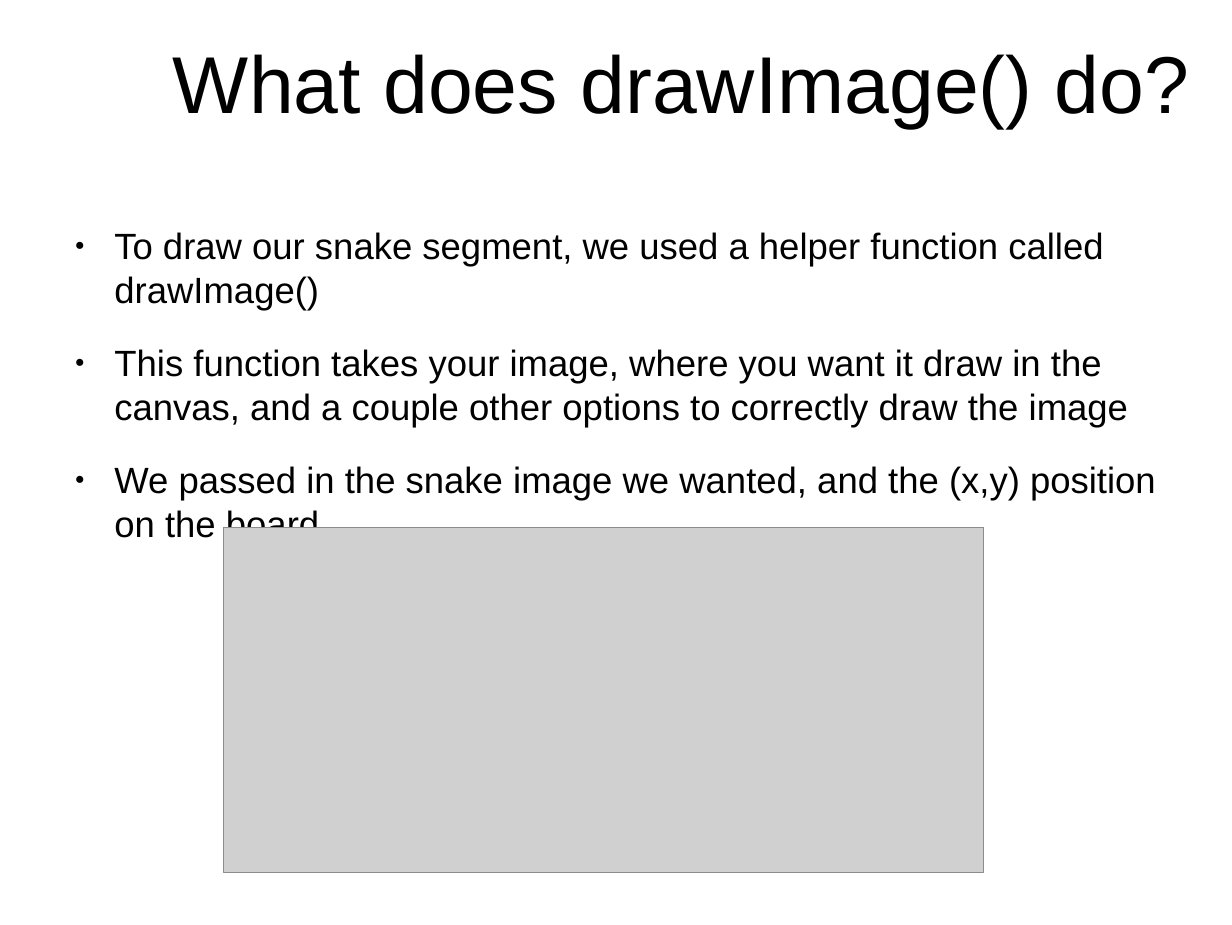
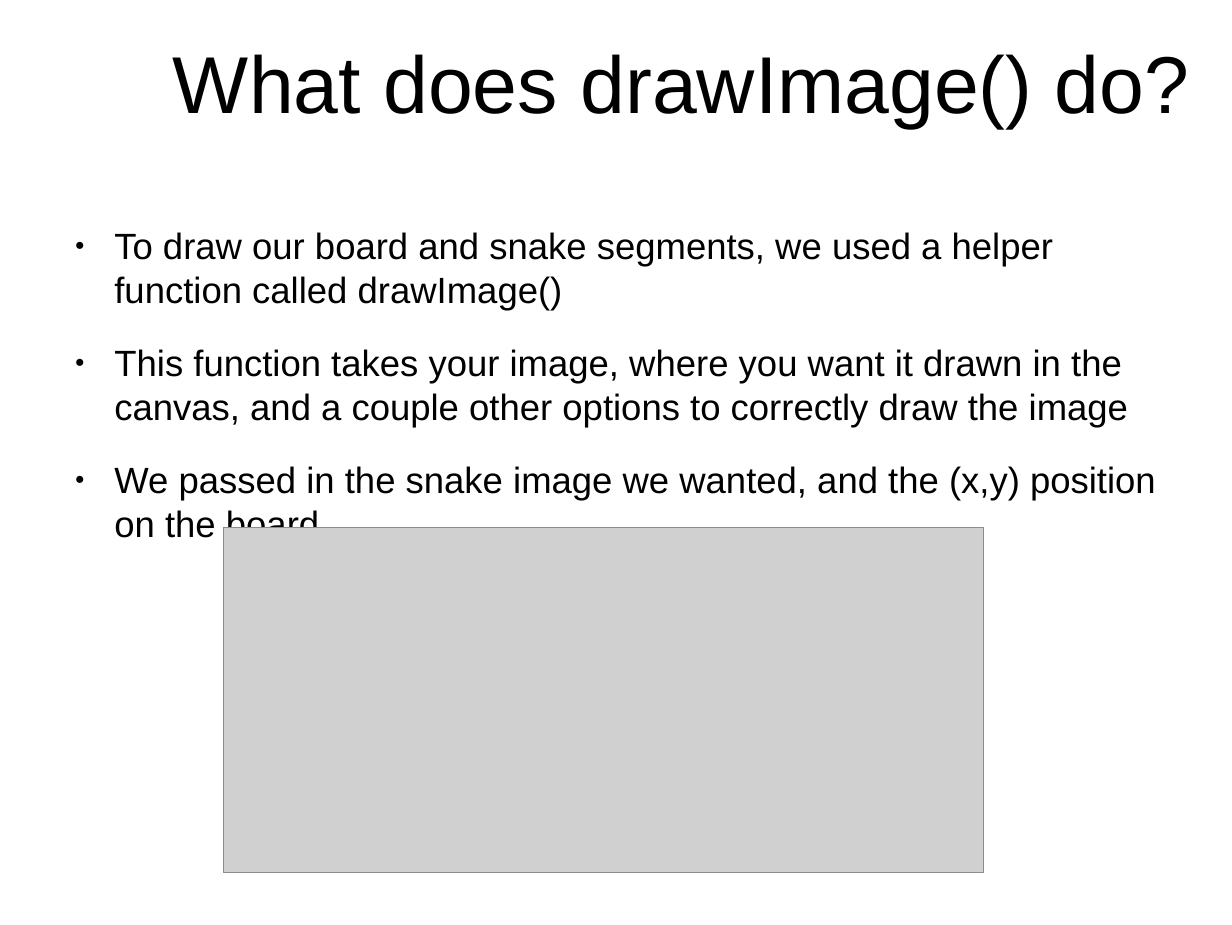
Before and after one commit to originalgrego/Slithers, a slide deck: slide 14 of Slithers - Explorathon 2018.odp. Drawn at 1232x925 pixels with LibreOffice and Linux fonts; fonts in the diff are those of the drawing; grey boxes stand for pictures; background and template pictures are left out. Boxes give left, top, right and bottom in pixels: in the first picture for what was removed or moved away, otherwise in the second. Text is boxed around its words. In the diff, an @@ line names an element or a change of style, - is before the commit and + after.

Commit message:
Updating the draw code to always use the drawImage function when possible. Also update the starter project and slideshow to make code copying a little easier. More updates to the presentation to make it more clear

```diff
--- a/Slithers - Explorathon 2018.odp
+++ b/Slithers - Explorathon 2018.odp
@@ text at [114, 232, 1128, 427]: text changed @@
-● To draw our snake segment, we used a helper function called drawImage()
-● This function takes your image, where you want it draw in the canvas, and a couple other options to correctly draw the image
+● To draw our board and snake segments, we used a helper function called drawImage()
+● This function takes your image, where you want it drawn in the canvas, and a couple other options to correctly draw the image
```
Also in this commit, not shown: 13 other slides changed, 2 other files.
